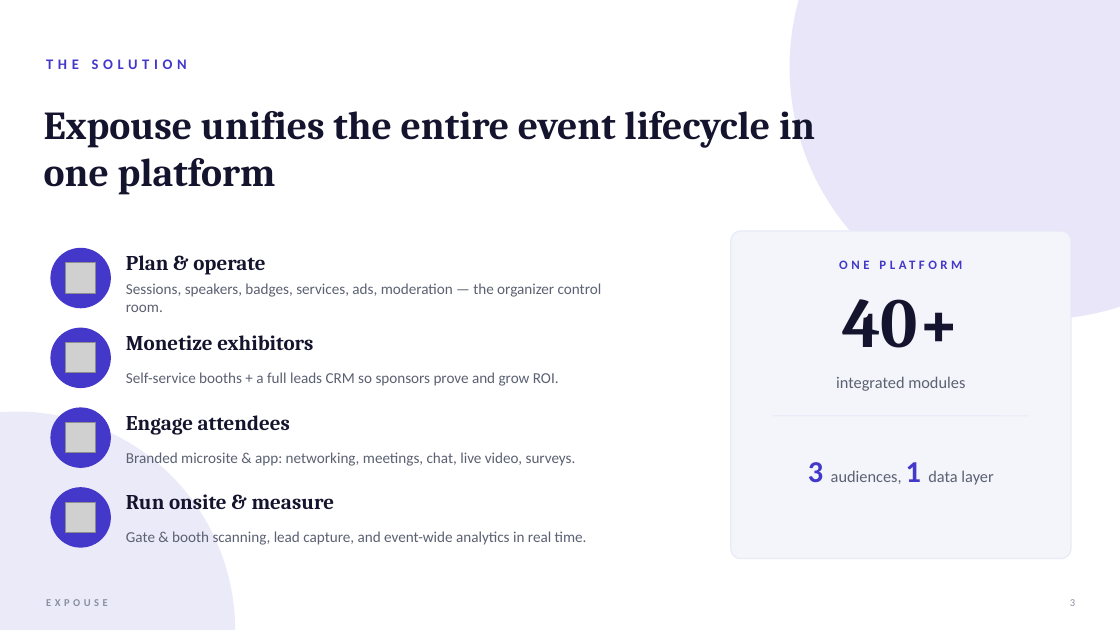
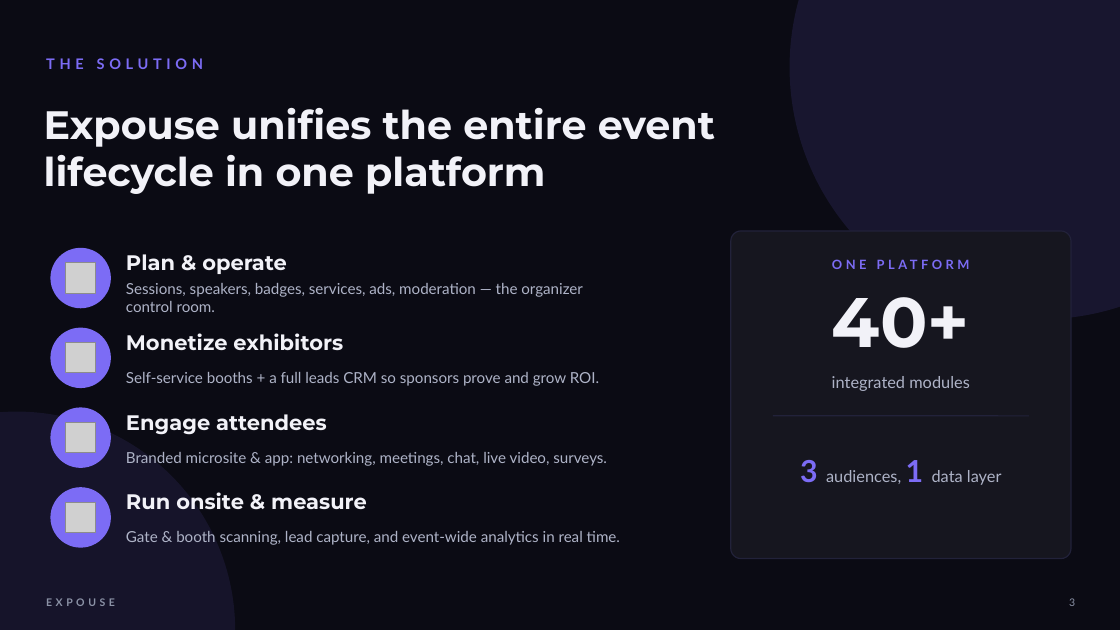
Before and after one commit to zillurcse/eventos, a slide deck: slide 3 of Expouse-Investor-Pitch.pptx. Drawn at 1120x630 pixels with LibreOffice and Linux fonts; fonts in the diff are those of the drawing; grey boxes stand for pictures. Boxes give left, top, right and bottom in pixels: in the first picture for what was removed or moved away, otherwise in the second. Text is boxed around its words. In the diff, an @@ line names an element or a change of style, - is before the commit and + after.

```diff
--- a/Expouse-Investor-Pitch.pptx
+++ b/Expouse-Investor-Pitch.pptx
@@ background #FFFFFF to #0B0B14 @@
@@ ellipse at box(790, 0, 1120, 319): fill #4338CA at 12% opacity to #7C6CF5 at 12% opacity @@
@@ text "THE SOLUTION" at box(46, 58, 203, 69): font Calibri to Lato, text colour #4338CA to #7C6CF5 @@
@@ text "ONE PLATFORM" at box(365, 156, 545, 194): font Calibri to Lato, text colour #4338CA to #7C6CF5 @@
@@ rounded rectangle at box(731, 231, 1071, 559): fill #F4F5FB to #16161F; outline #E7EAF7 1 pt to #22223A 1 pt @@
@@ font Cambria to Montserrat, text colour #14142E to #F2F2F8 in 6 elements at box(44, 108, 715, 194), box(126, 254, 287, 274), box(126, 333, 343, 350), box(126, 414, 327, 435), box(126, 492, 367, 509), box(832, 297, 970, 348) @@
@@ font Calibri to Lato, text colour #5B6172 to #AEB3C7 in 5 elements at box(126, 283, 583, 312), box(126, 372, 599, 386), box(126, 452, 607, 466), box(126, 531, 620, 545), box(832, 376, 970, 391) @@
@@ ellipse at box(0, 412, 235, 630): fill #4338CA at 10% opacity to #7C6CF5 at 10% opacity @@
@@ line (773, 416) - (1029, 416): stroke #E7EAF7 1 pt to #22223A 1 pt @@
@@ text "3 audiences, 1 data layer" at box(800, 460, 1002, 485): font Calibri to Lato, text colour #5B6172 to #AEB3C7; text colour #4338CA to #7C6CF5 in "3 1" @@
@@ fill #4338CA to #7C6CF5 in 4 elements at box(50, 248, 111, 308), box(50, 328, 111, 388), box(50, 408, 111, 468), box(50, 487, 111, 548) @@
@@ text "EXPOUSE" at box(46, 598, 115, 606): font Calibri to Lato, text colour #8890A0 to #8B92A6 @@
@@ text "3" at box(1069, 598, 1075, 606): font Calibri to Lato, text colour #8890A0 to #8B92A6 @@
```
Also in this commit, not shown: 14 other slides changed, 11 other files.
